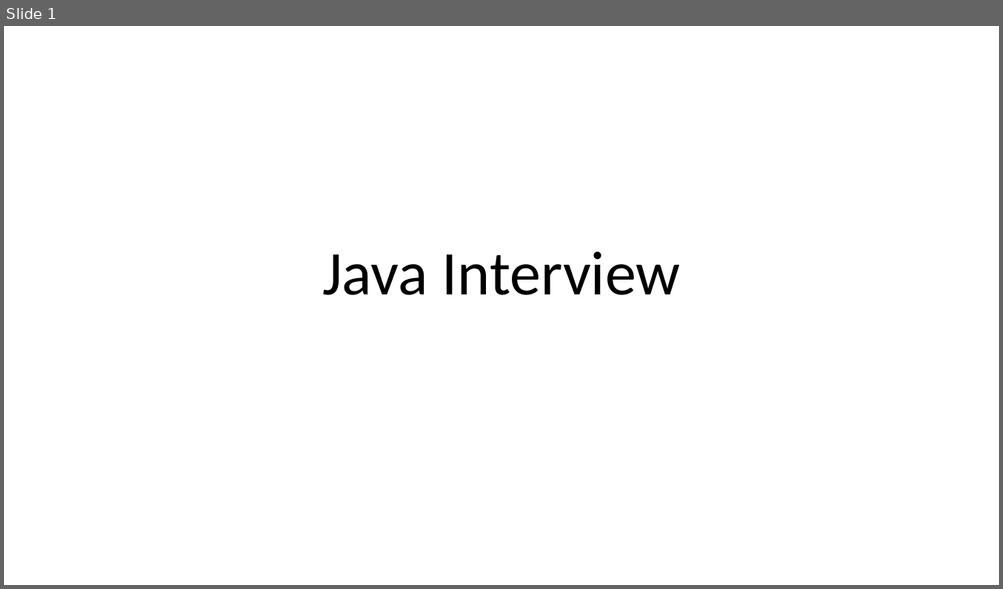
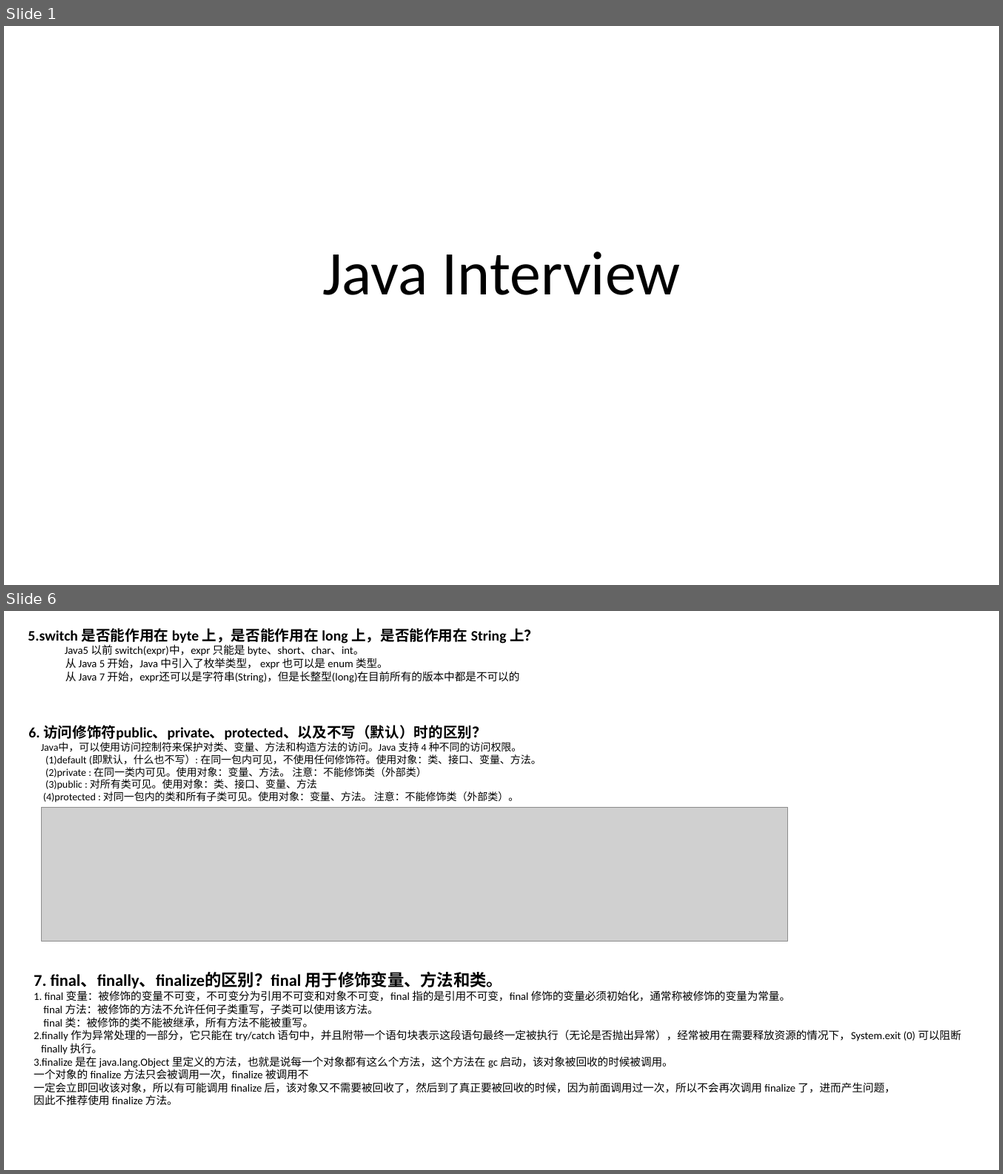
Before and after one commit to luchaojun/JavaSprint, a slide deck: JavaInterview/Java_interview.pptx. Shown one above the other, each under a label of ours: slide 1 before the commit, slides 1 and 6 after it; the slides between them are not shown. The pictures are 1003x589 and 1003x1174 pixels, drawn with LibreOffice and Linux fonts; fonts in the diff are those of the drawing; grey boxes stand for pictures. Boxes give left, top, right and bottom in pixels: in the first picture for what was removed or moved away, otherwise in the second. Text is boxed around its words. In the diff, an @@ line names an element or a change of style, - is before the commit and + after.

Commit message:
Add more content in Java Interview Study

```diff
--- a/JavaInterview/Java_interview.pptx
+++ b/JavaInterview/Java_interview.pptx
@@ slide 6 added at (4,611,999,1170), background #FFFFFF @@
@@ text added at (28,628,538,683), 10.5 pt, text #000000 @@
+5.switch 是否能作用在 byte 上，是否能作用在 long 上，是否能作用在 String 上？
+Java5 以前 switch(expr)中，expr 只能是 byte、short、char、int。
+  从 Java 5 开始，Java 中引入了枚举类型， expr 也可以是 enum 类型。
+  从 Java 7 开始，expr还可以是字符串(String)，但是长整型(long)在目前所有的版本中都是不可以的
@@ text added at (28,725,540,803), 10 pt, text #000000 @@
+6. 访问修饰符public、private、protected、以及不写（默认）时的区别？
+Java中，可以使用访问控制符来保护对类、变量、方法和构造方法的访问。Java 支持 4 种不同的访问权限。
+(1)default (即默认，什么也不写）: 在同一包内可见，不使用任何修饰符。使用对象：类、接口、变量、方法。
+(2)private : 在同一类内可见。使用对象：变量、方法。 注意：不能修饰类（外部类）
+(3)public : 对所有类可见。使用对象：类、接口、变量、方法
+(4)protected : 对同一包内的类和所有子类可见。使用对象：变量、方法。 注意：不能修饰类（外部类）。
@@ picture added at (41,808,788,942) @@
@@ text added at (34,972,961,1106), 10.5 pt, text #000000 @@
+7. final、finally、finalize的区别？final 用于修饰变量、方法和类。
+1. final 变量：被修饰的变量不可变，不可变分为引用不可变和对象不可变，final 指的是引用不可变，final 修饰的变量必须初始化，通常称被修饰的变量为常量。
+final 方法：被修饰的方法不允许任何子类重写，子类可以使用该方法。
+final 类：被修饰的类不能被继承，所有方法不能被重写。
+2.finally 作为异常处理的一部分，它只能在 try/catch 语句中，并且附带一个语句块表示这段语句最终一定被执行（无论是否抛出异常），经常被用在需要释放资源的情况下，System.exit (0) 可以阻断
+finally 执行。
+3.finalize 是在 java.lang.Object 里定义的方法，也就是说每一个对象都有这么个方法，这个方法在 gc 启动，该对象被回收的时候被调用。
+一个对象的 finalize 方法只会被调用一次，finalize 被调用不
+一定会立即回收该对象，所以有可能调用 finalize 后，该对象又不需要被回收了，然后到了真正要被回收的时候，因为前面调用过一次，所以不会再次调用 finalize 了，进而产生问题，
+因此不推荐使用 finalize 方法。
```
Also in this commit, not shown: 4 slides changed.
